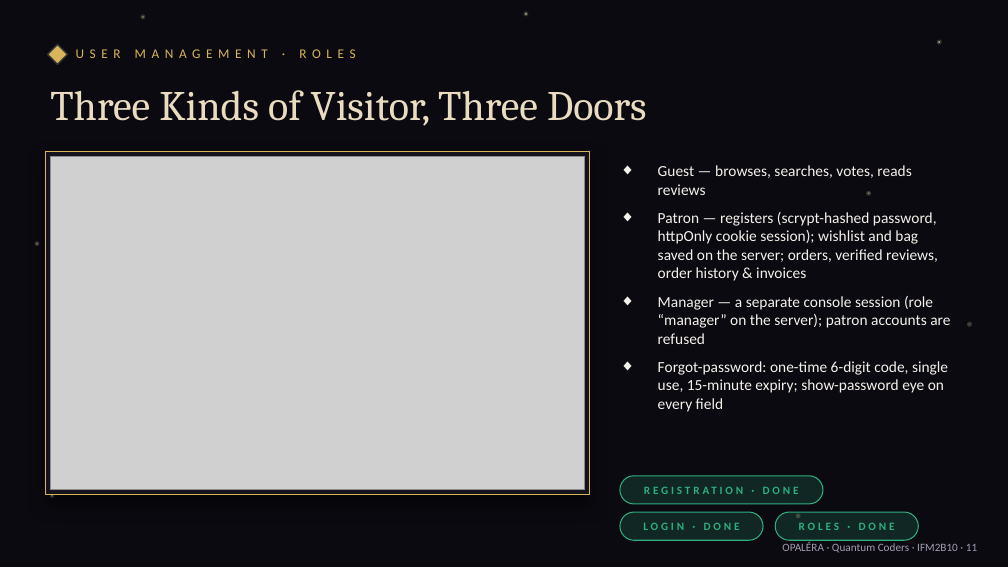
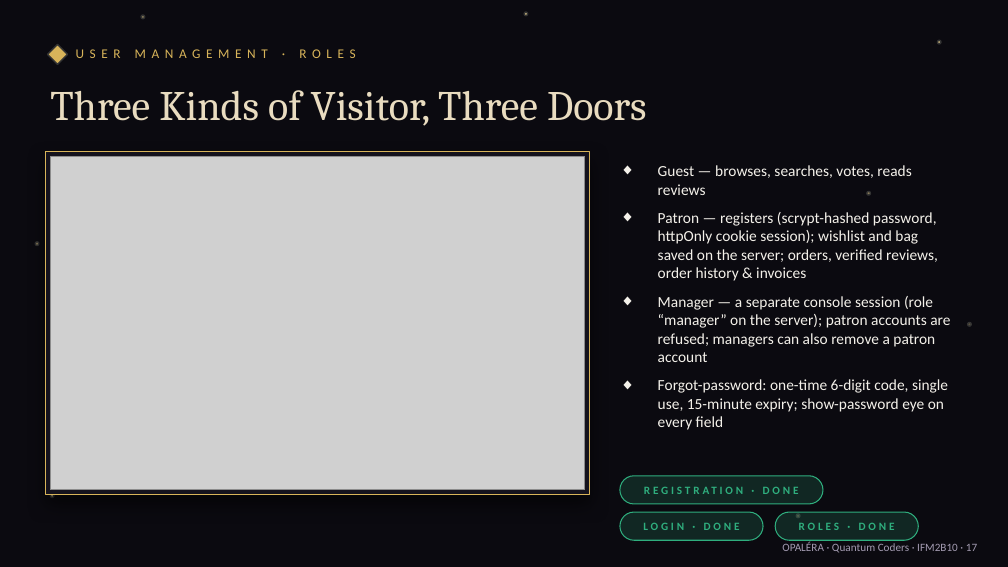
Before and after one commit to Thrivi17/Opalera, a slide deck: slide 17 of docs/OPALERA_Final_Presentation.pptx (slide 11 before the commit). Drawn at 1008x567 pixels with LibreOffice and Linux fonts; fonts in the diff are those of the drawing; grey boxes stand for pictures. Boxes give left, top, right and bottom in pixels: in the first picture for what was removed or moved away, otherwise in the second. Text is boxed around its words. In the diff, an @@ line names an element or a change of style, - is before the commit and + after.

```diff
--- a/docs/OPALERA_Final_Presentation.pptx
+++ b/docs/OPALERA_Final_Presentation.pptx
@@ text at <box>658,296,950,362</box>: text changed @@
-◆ Manager — a separate console session (role “manager” on the server); patron accounts are refused
+◆ Manager — a separate console session (role “manager” on the server); patron accounts are refused; managers can also remove a patron account
@@ text at <box>782,542,977,553</box>: text changed @@
-OPALÉRA · Quantum Coders · IFM2B10 · 11
+OPALÉRA · Quantum Coders · IFM2B10 · 17
```
Also in this commit, not shown: 18 other slides changed, 8 slides added, 1 other file.
